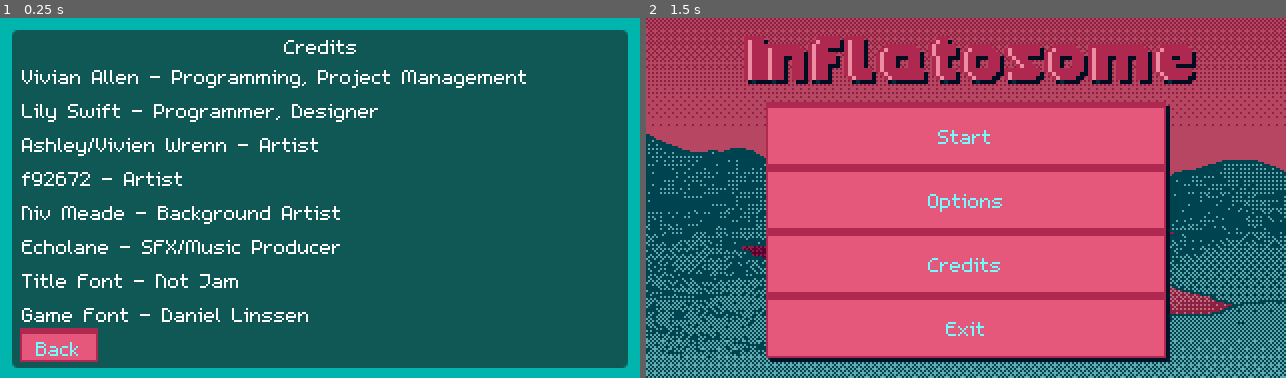
Above: before the commit, frames 1-2 (left to right).
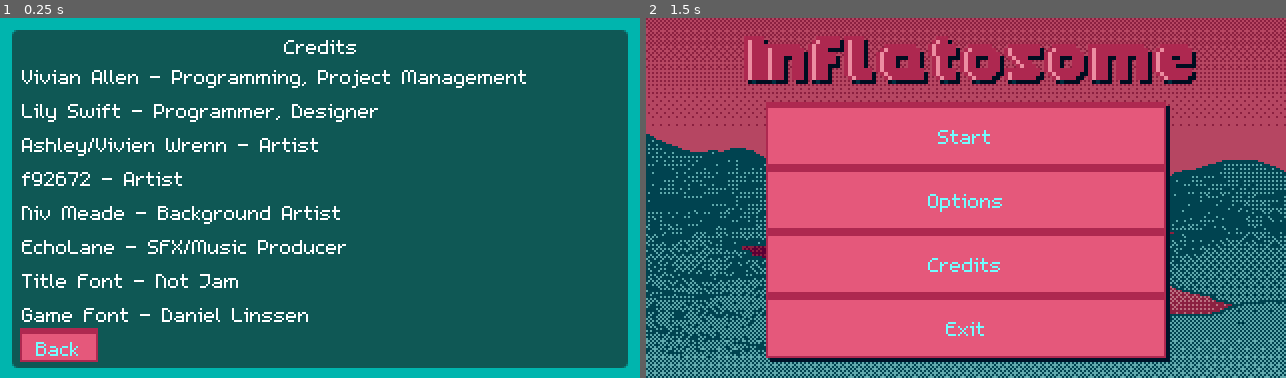
Above: after the commit, the same moments.

Repository: lily-swift/Jame-Gam-46
Game: Godot game, scene res://Scenes/credits.tscn
Same seed, same stepped clock (60 frames per second), same inputs: the game is played once before the commit and once after it. This scene is started directly instead of the project's main scene.
Inputs:
- Up to frame 1 (0.25 s): no input
- Up to frame 2 (1.5 s): tap Enter at 0.5 s; hold Right (moveRight) 0.53-1.25 s; tap Shift (drill) at 0.6 s; tap Space (jump) at 0.77 s; click "Back" at 1.25 s

The runs differ from the first frame. In frame 1, 0.6% of the frame differs, in the area x 11-55%, y 61-66%; in frame 2, nothing differs.

Commit message:
credits update

Diff:
--- a/Game/Scenes/credits.tscn
+++ b/Game/Scenes/credits.tscn
@@ -86,10 +86,10 @@
 theme_override_fonts/font = ExtResource("3_ccovl")
 text = "Niv Meade - Background Artist"
 
-[node name="Echolane" type="Label" parent="VBoxContainer"]
+[node name="EchoLane" type="Label" parent="VBoxContainer"]
 layout_mode = 2
 theme_override_fonts/font = ExtResource("3_ccovl")
-text = "Echolane - SFX/Music Producer"
+text = "EchoLane - SFX/Music Producer"
 
 [node name="Attributions" type="Label" parent="VBoxContainer"]
 layout_mode = 2
